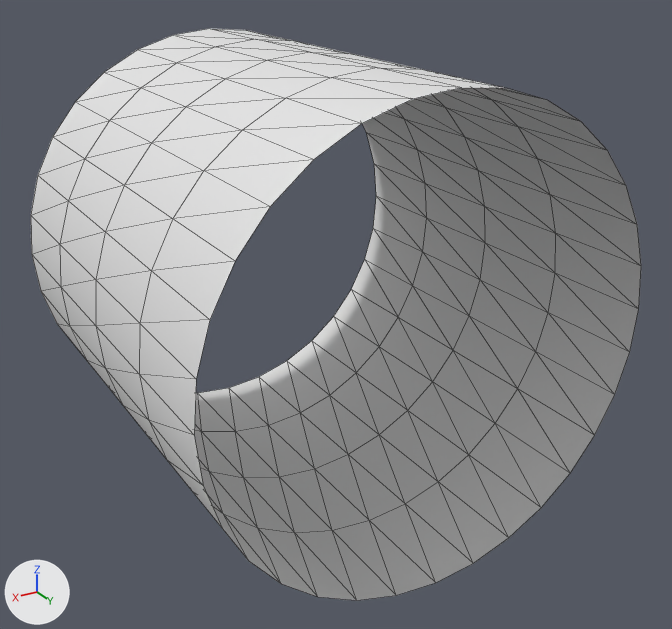
The glTF model object/particle/cyl_beam.glb: old version first, new version second.
Camera for both pictures: a camera (50 mm lens) standing at (1.94, 2.43, 1.52) and looking at (-0.06, -0.89, -0.14). Arrows for +X, +Y and +Z are at lower left; the lights stay in place. Mesh edges are drawn as thin lines. Vertices at the same position are counted once.
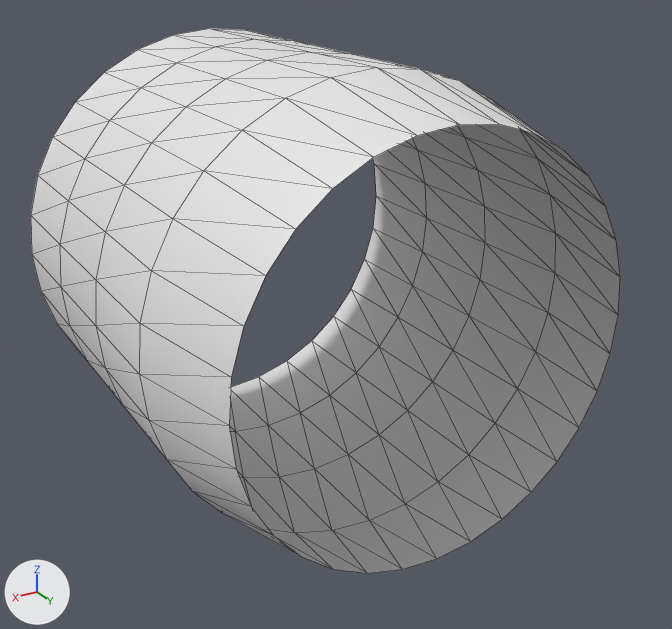
What differs and where, as boxes [x1, y1, x2, y2] in the pictures (672 x 629 px; the box of a moved part takes in the faces that stretch with it):
'Cylinder', reshaped: before [31, 28, 641, 601]; after [31, 28, 620, 573]
part 1 of me_cylinder, moved or reshaped: before [139, 68, 641, 601]; after [139, 68, 620, 573]

Patch to the scene script:
```diff
--- a/object/particle/cyl_beam.glb.py
+++ b/object/particle/cyl_beam.glb.py
@@ me_cylinder @@
 me_cylinder.from_pydata(...)  # 160 vertices, 256 faces; spans x -1.0..1.0, y -2.0..0.0, z -1.0..1.0
 # used by ob_cylinder; location = (0.0, 0.0, 0.0)
+# me_cylinder part 1: all 32 vertices in x -1.0..1.0, y 0.0, z -1.0..1.0 are scaled about their middle by (0.879, 1, 0.879)
```
